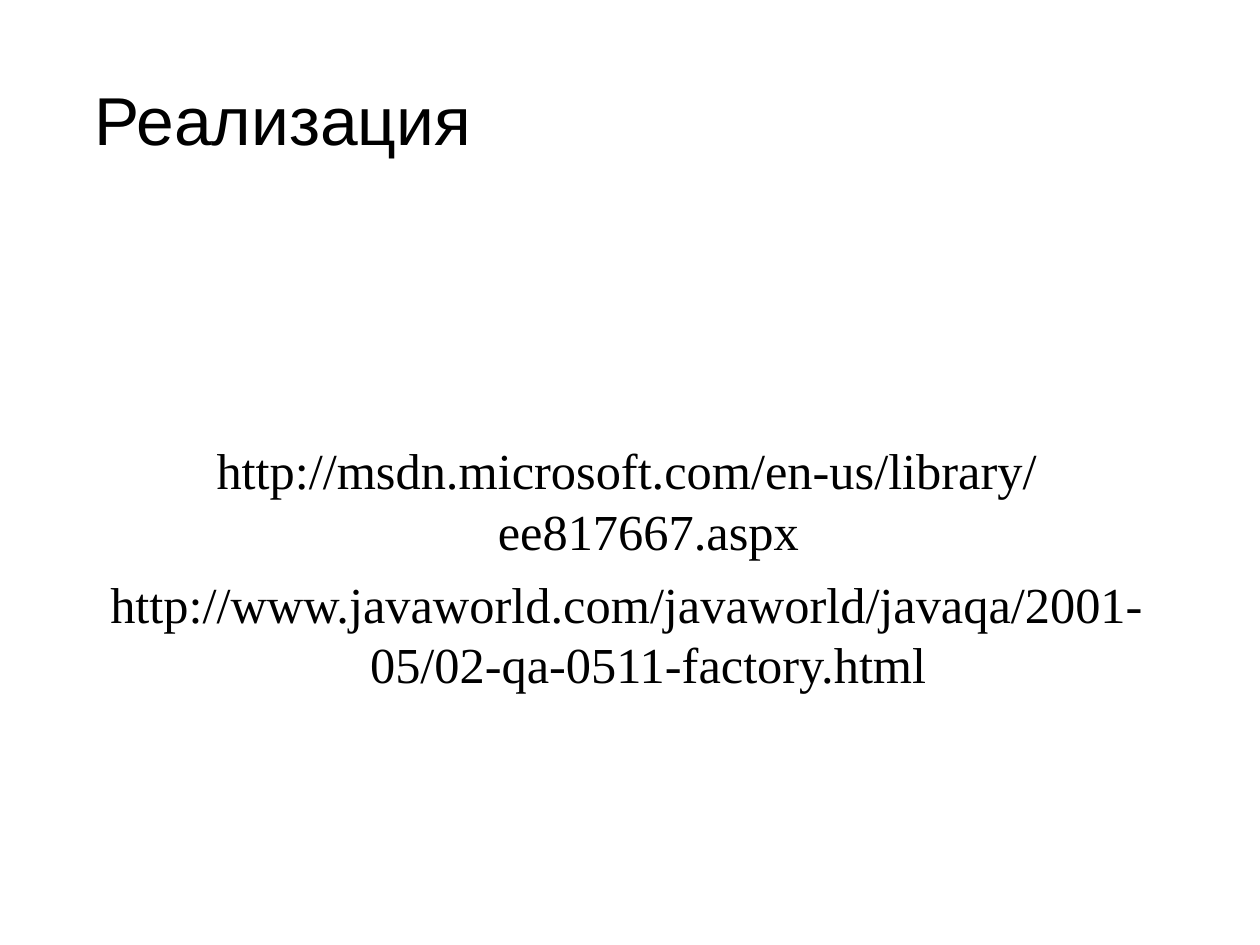
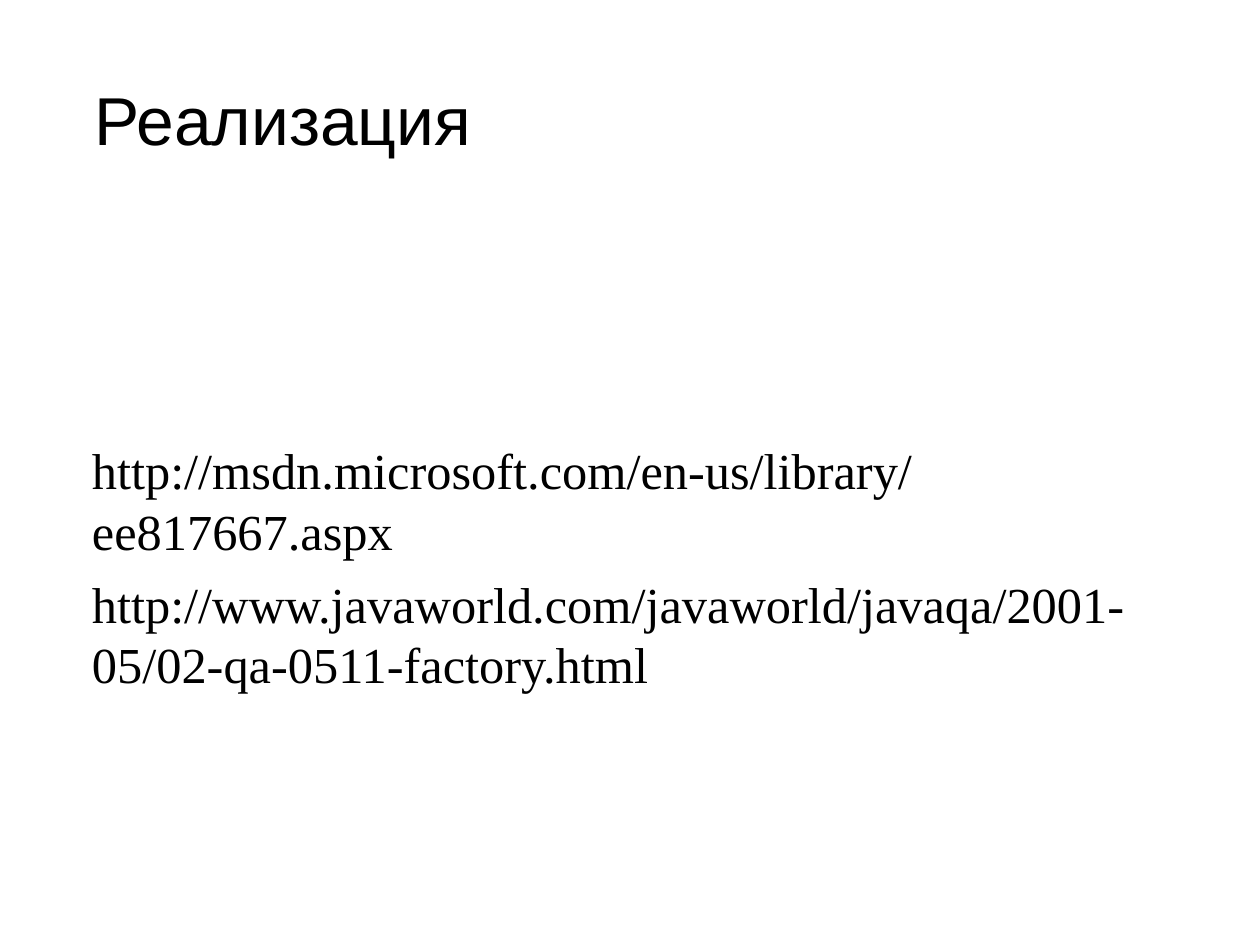
Before and after one commit to nikolaiweselinow/design-patterns-book, a slide deck: slide 4 of resources/Chapter-08-Factory-Method/Chapter-08-Factory Method-Presentation.ppt. Drawn at 1260x945 pixels with LibreOffice and Linux fonts; fonts in the diff are those of the drawing. Boxes give left, top, right and bottom in pixels: in the first picture for what was removed or moved away, otherwise in the second. Text is boxed around its words. In the diff, an @@ line names an element or a change of style, - is before the commit and + after.

```diff
--- a/resources/Chapter-08-Factory-Method/Chapter-08-Factory Method-Presentation.ppt
+++ b/resources/Chapter-08-Factory-Method/Chapter-08-Factory Method-Presentation.ppt
@@ subtitle "http://msdn.microsoft.com/en-us/library/ee817667.aspx" at bbox=[92, 453, 1124, 694]: alignment centre to left; indent changed @@
```
Also in this commit, not shown: 1 other file.
